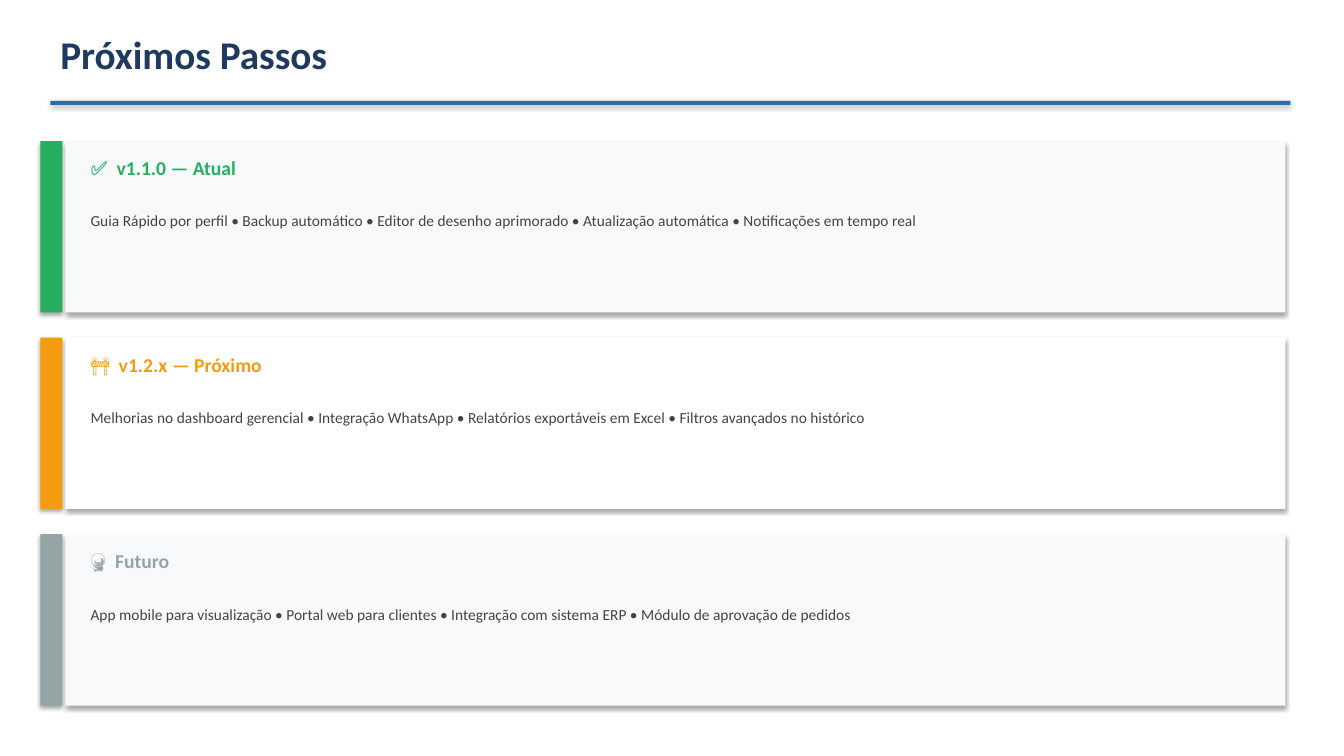
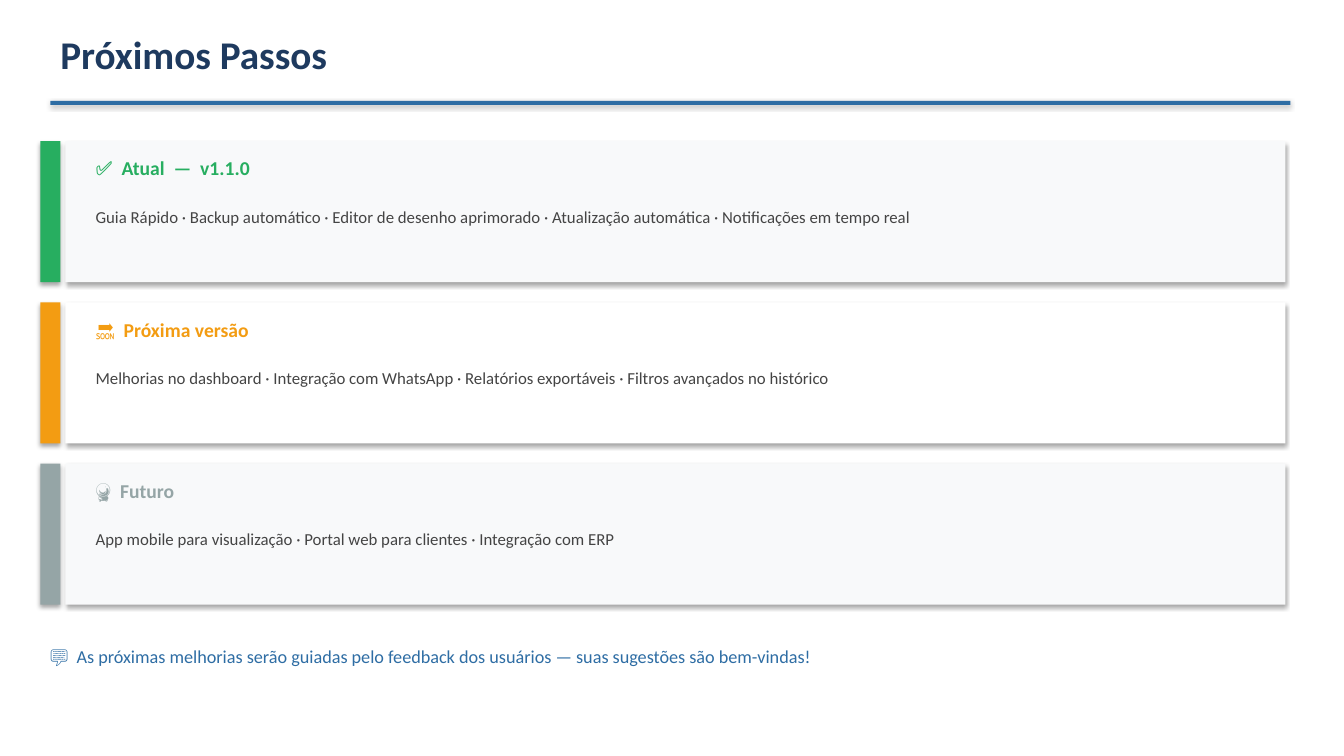
Before and after one commit to JoaoLendengues/Requisicoes, a slide deck: slide 12 of docs/Apresentacao_Requisicoes_App.pptx (slide 11 before the commit). Drawn at 1344x756 pixels with LibreOffice and Linux fonts; fonts in the diff are those of the drawing. Boxes give left, top, right and bottom in pixels: in the first picture for what was removed or moved away, otherwise in the second. Text is boxed around its words. In the diff, an @@ line names an element or a change of style, - is before the commit and + after.

```diff
--- a/docs/Apresentacao_Requisicoes_App.pptx
+++ b/docs/Apresentacao_Requisicoes_App.pptx
@@ rectangle: place and size @@
-rectangle at bbox=[40, 141, 63, 313]
+rectangle at bbox=[40, 141, 60, 282]
@@ rectangle: place and size @@
-rectangle at bbox=[66, 141, 1286, 313]
+rectangle at bbox=[66, 141, 1286, 282]
@@ text at bbox=[122, 161, 250, 175]: text changed @@
-✅ v1.1.0 — Atual
+✅ Atual — v1.1.0
@@ text at bbox=[96, 211, 910, 226]: text changed; size 11 to 12 pt @@
-Guia Rápido por perfil • Backup automático • Editor de desenho aprimorado • Atualização automática • Notificações em tempo real
+Guia Rápido · Backup automático · Editor de desenho aprimorado · Atualização automática · Notificações em tempo real
@@ rectangle: place and size @@
-rectangle at bbox=[40, 338, 63, 509]
+rectangle at bbox=[40, 302, 60, 444]
@@ rectangle: place and size @@
-rectangle at bbox=[66, 338, 1286, 509]
+rectangle at bbox=[66, 302, 1286, 444]
@@ text at bbox=[124, 323, 249, 337]: text changed @@
-🚧 v1.2.x — Próximo
+🔜 Próxima versão
@@ text at bbox=[96, 372, 829, 387]: text changed; size 11 to 12 pt @@
-Melhorias no dashboard gerencial • Integração WhatsApp • Relatórios exportáveis em Excel • Filtros avançados no histórico
+Melhorias no dashboard · Integração com WhatsApp · Relatórios exportáveis · Filtros avançados no histórico
@@ rectangle: place and size @@
-rectangle at bbox=[40, 534, 63, 706]
+rectangle at bbox=[40, 464, 60, 605]
@@ rectangle: place and size @@
-rectangle at bbox=[66, 534, 1286, 706]
+rectangle at bbox=[66, 464, 1286, 605]
@@ text "🔮 Futuro": place and size @@
-text "🔮 Futuro" at bbox=[115, 555, 169, 568]
+text "🔮 Futuro" at bbox=[120, 485, 174, 498]
@@ text at bbox=[96, 533, 614, 548]: text changed; size 11 to 12 pt @@
-App mobile para visualização • Portal web para clientes • Integração com sistema ERP • Módulo de aprovação de pedidos
+App mobile para visualização · Portal web para clientes · Integração com ERP
@@ text added at bbox=[77, 650, 811, 666], 13 pt, text #2E6DA4 @@
+💬 As próximas melhorias serão guiadas pelo feedback dos usuários — suas sugestões são bem-vindas!
```
Also in this commit, not shown: 4 other slides changed, 8 slides added, 7 slides removed, 1 other file.
